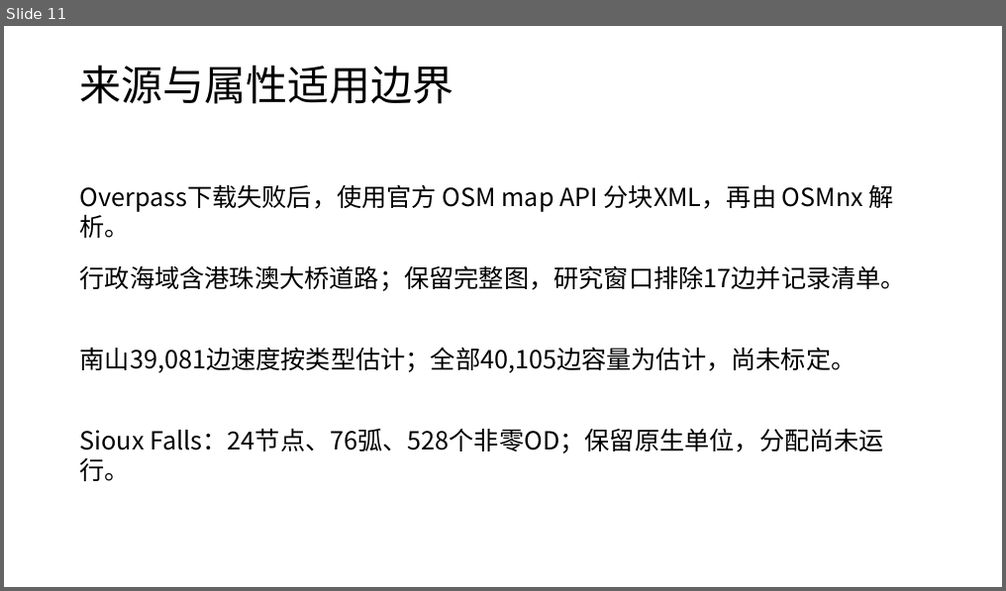
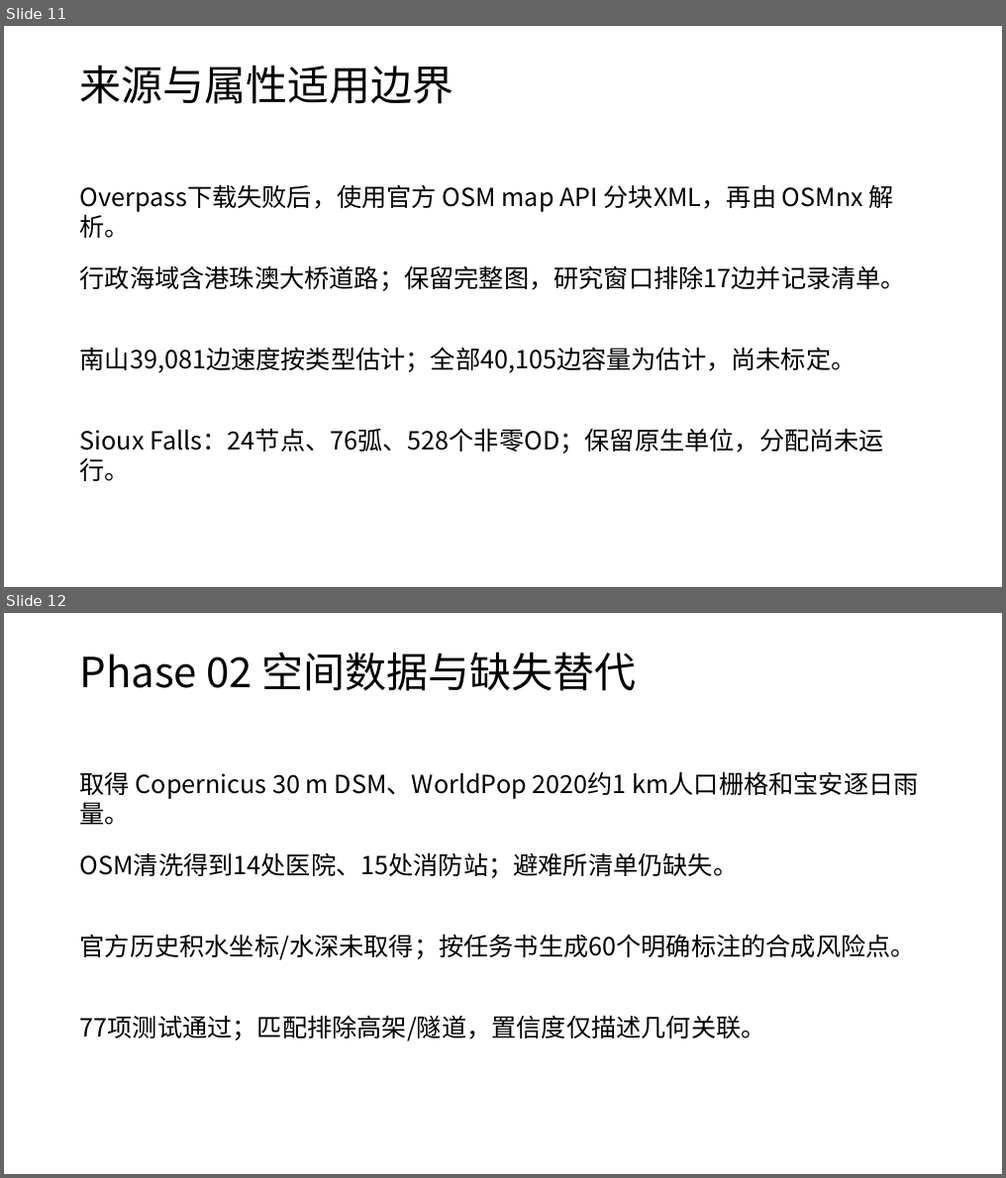
Before and after one commit to zhzhzh666/jiaotong, a slide deck: docs/deliverables/开题与阶段进展汇报.pptx. Shown one above the other, each under a label of ours: slide 11 before the commit, slides 11 and 12 after it. The pictures are 1006x591 and 1006x1178 pixels, drawn with LibreOffice and Linux fonts; fonts in the diff are those of the drawing. Boxes give left, top, right and bottom in pixels: in the first picture for what was removed or moved away, otherwise in the second. Text is boxed around its words. In the diff, an @@ line names an element or a change of style, - is before the commit and + after.

Commit message:
Accept Phase 02 spatial data and synchronize Word and slides

```diff
--- a/docs/deliverables/开题与阶段进展汇报.pptx
+++ b/docs/deliverables/开题与阶段进展汇报.pptx
@@ slide 12 added at box(4, 613, 1002, 1174), background #FFFFFF @@
@@ text added at box(80, 652, 637, 691), 40 pt, text #000000 @@
+Phase 02 空间数据与缺失替代
@@ text added at box(80, 772, 627, 825), 24 pt, text #000000 @@
+取得 Copernicus 30 m DSM、WorldPop 2020约1 km人口栅格和宝安逐日雨量。
@@ text added at box(80, 853, 739, 878), 24 pt, text #000000 @@
+OSM清洗得到14处医院、15处消防站；避难所清单仍缺失。
@@ text added at box(80, 934, 916, 960), 24 pt, text #000000 @@
+官方历史积水坐标/水深未取得；按任务书生成60个明确标注的合成风险点。
@@ text added at box(80, 1015, 766, 1042), 24 pt, text #000000 @@
+77项测试通过；匹配排除高架/隧道，置信度仅描述几何关联。
```
Also in this commit, not shown: 3 slides changed, 4 other slides added, 37 other files.
